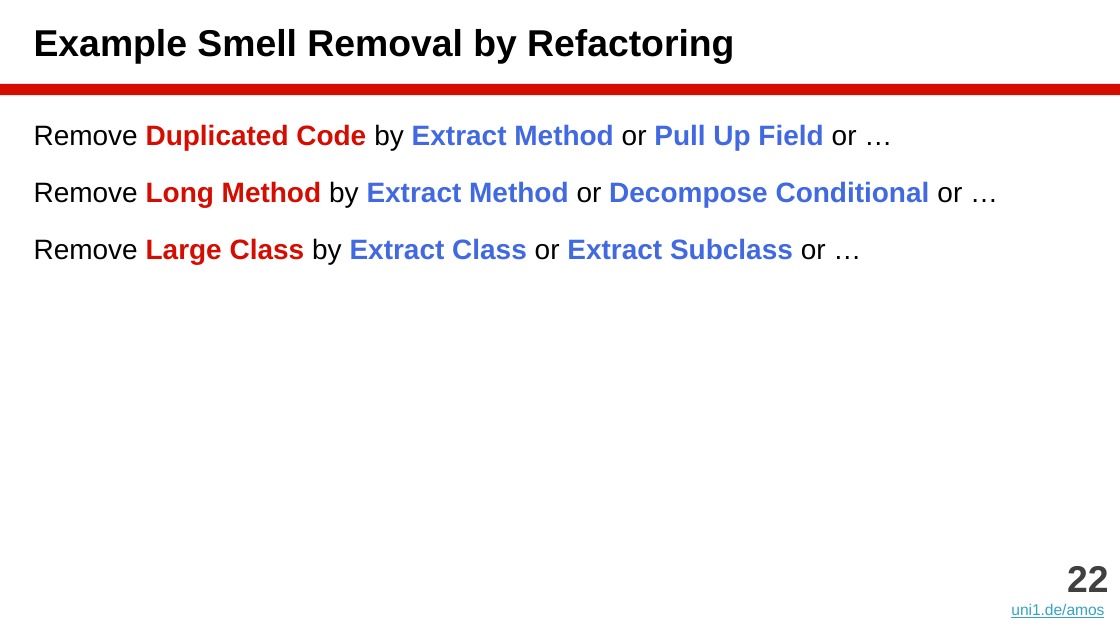
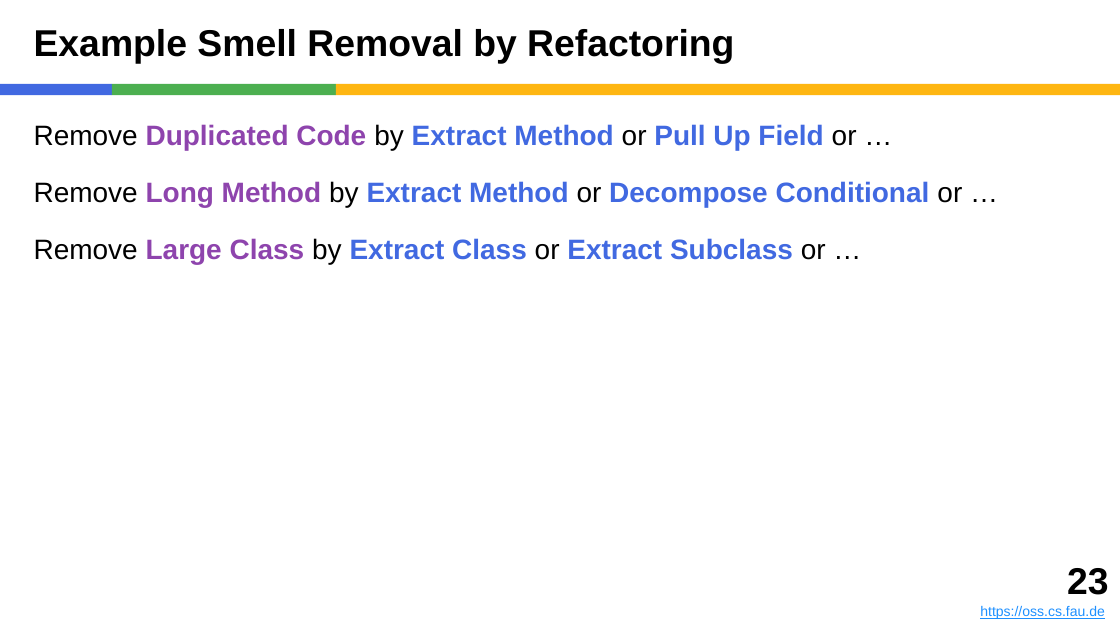
Before and after one commit to dirkriehle/amos-course, a slide deck: slide 23 of Lecture slides/AMOS B05 - Agile Programming.pptx (slide 22 before the commit). Drawn at 1120x630 pixels with LibreOffice and Linux fonts; fonts in the diff are those of the drawing. Boxes give left, top, right and bottom in pixels: in the first picture for what was removed or moved away, otherwise in the second. Text is boxed around its words. In the diff, an @@ line names an element or a change of style, - is before the commit and + after.

```diff
--- a/Lecture slides/AMOS B05 - Agile Programming.pptx
+++ b/Lecture slides/AMOS B05 - Agile Programming.pptx
@@ rectangle added at (x1=0, y1=84, x2=112, y2=95), fill #4169E1 @@
@@ rectangle added at (x1=112, y1=84, x2=336, y2=95), fill #4CAF50 @@
@@ rectangle resized from (x1=0, y1=84, x2=1120, y2=95) to (x1=336, y1=84, x2=1120, y2=95) @@
@@ rectangle at (x1=336, y1=84, x2=1120, y2=95): fill #D50D01 to #FEB612 @@
@@ text "Remove Duplicated Code by Extract ..." at (x1=34, y1=124, x2=962, y2=264): text colour #D50D01 to #8E44AD in "Duplicated Code", "Long Method", "Large Class" @@
@@ text added at (x1=980, y1=568, x2=1108, y2=619), 9 pt, text #1E90FF, underline @@
+23
+https://oss.cs.fau.de
@@ text removed at (x1=1011, y1=566, x2=1108, y2=618) @@
-22
-uni1.de/amos
```
Also in this commit, not shown: 47 other slides changed, 1 slide added, 13 other files.
